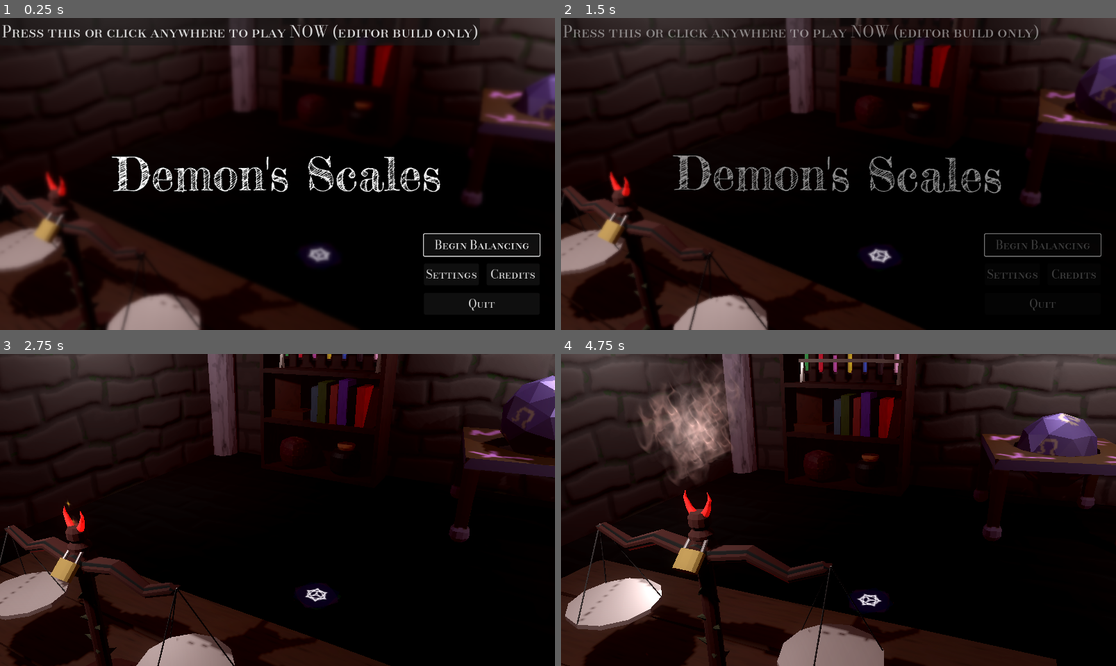
Above: before the commit, frames 1-4 (two rows, left to right).
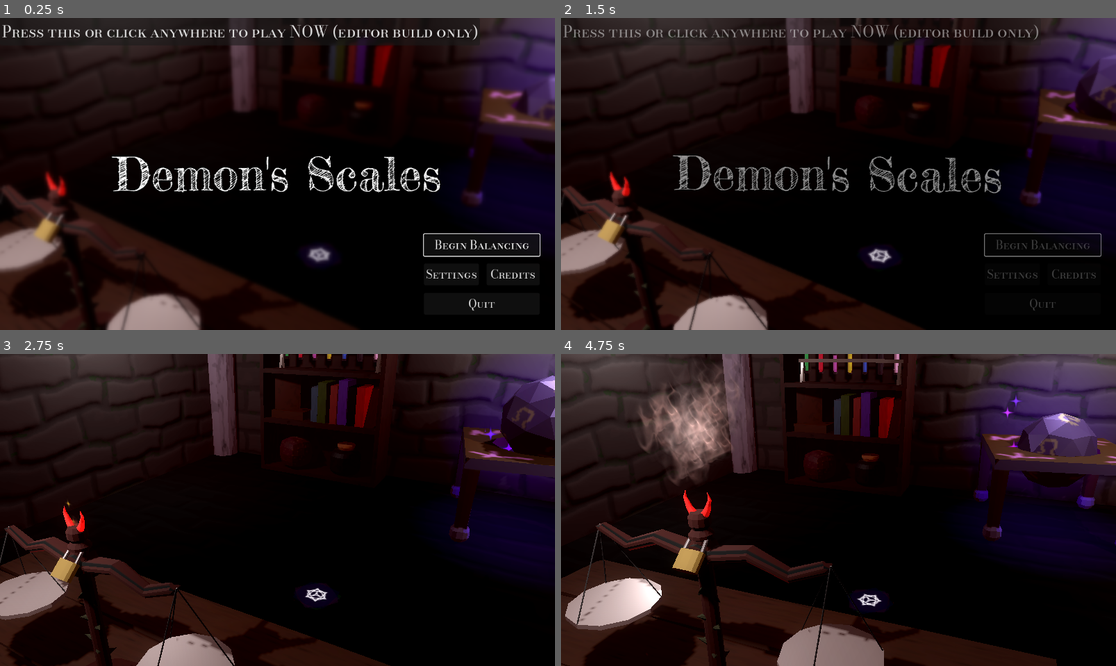
Above: after the commit, the same moments.

Repository: camd67/scale-game
Game: Godot game, scene res://scene/main/main.tscn
The game is run twice, just before and just after one commit, with the same random seed, the same clock (stepped at 60 frames per second) and the same inputs. Sound files missing from this copy of the repository are replaced by a short silence.
Inputs (mouse positions are in pixels of both pictures, inside the frame that each line leads up to):
- Up to frame 1 (0.25 s): no input
- Up to frame 2 (1.5 s): click "Begin Balancing" at 0.5 s; move the mouse to (960, 158) at 1.27 s; click (960, 158) at 1.42 s
- Up to frame 3 (2.75 s): drag from (166, 525) to (249, 572) at 2.02 s
- Up to frame 4 (4.75 s): move the mouse to (894, 441) at 2.77 s; click (894, 441) at 2.92 s; drag from (810, 572) to (672, 463) at 3.52 s; move the mouse to (1005, 556) at 4.27 s; click (1005, 556) at 4.42 s

The runs differ from the first frame. In frame 1, 5.0% of the frame differs, in the area x 84-100%, y 0-71%; in frame 2, 5.2%; in frame 3, 6.0%; in frame 4, 8.4%, in the area x 34-100%, y 2-68%.

Commit message:
Add enchanted table light and particles

Diff:
--- a/scene/main/main.tscn
+++ b/scene/main/main.tscn
@@ -24,6 +24,7 @@
 [ext_resource type="PackedScene" uid="uid://iqjc6mwiyy7w" path="res://scene/book_tooltip/book_tooltip.tscn" id="13_iad3c"]
 [ext_resource type="PackedScene" uid="uid://bdp06amc2j474" path="res://scene/sun/sun_living.tscn" id="13_t1507"]
 [ext_resource type="PackedScene" uid="uid://p2haigktvpu8" path="res://scene/sun/ordered_planets.tscn" id="19_oc12o"]
+[ext_resource type="Texture2D" uid="uid://dkjwc273ywh3l" path="res://asset/star_07.png" id="24_e7y5x"]
 
 [sub_resource type="Animation" id="Animation_n1tyw"]
 length = 0.001
@@ -279,6 +280,40 @@
 "intro": SubResource("Animation_qcr40")
 }
 
+[sub_resource type="Curve" id="Curve_y6rhp"]
+_data = [Vector2(0, 1), 0.0, 0.0, 0, 0, Vector2(0.743094, 0.609442), -1.12208, -1.12208, 0, 0, Vector2(1, 0), 0.0, 0.0, 0, 0]
+point_count = 3
+
+[sub_resource type="CurveTexture" id="CurveTexture_nbxbw"]
+curve = SubResource("Curve_y6rhp")
+
+[sub_resource type="Gradient" id="Gradient_t8ajs"]
+interpolation_mode = 2
+colors = PackedColorArray(0.58548, 0.3936, 0.82, 1, 0.84, 0.3024, 0.616, 1)
+
+[sub_resource type="GradientTexture1D" id="GradientTexture1D_ist16"]
+gradient = SubResource("Gradient_t8ajs")
+
+[sub_resource type="ParticleProcessMaterial" id="ParticleProcessMaterial_vlwbm"]
+emission_shape = 3
+emission_box_extents = Vector3(0.5, 0.01, 0.5)
+direction = Vector3(0, 1, 0)
+gravity = Vector3(0, 0.05, 0)
+scale_min = 0.3
+scale_max = 0.3
+color_initial_ramp = SubResource("GradientTexture1D_ist16")
+alpha_curve = SubResource("CurveTexture_nbxbw")
+
+[sub_resource type="StandardMaterial3D" id="StandardMaterial3D_l6ae6"]
+transparency = 1
+vertex_color_use_as_albedo = true
+albedo_texture = ExtResource("24_e7y5x")
+billboard_mode = 1
+billboard_keep_scale = true
+
+[sub_resource type="QuadMesh" id="QuadMesh_036m7"]
+material = SubResource("StandardMaterial3D_l6ae6")
+
 [sub_resource type="Curve" id="Curve_3qocl"]
 _data = [Vector2(0, 1), 0.0, 0.0, 0, 0, Vector2(1, 0.0219779), -2.4938, 0.0, 0, 0]
 point_count = 2
@@ -426,6 +461,20 @@
 light_energy = 1.369
 omni_range = 5.0
 
+[node name="EnchantedTableLight" type="OmniLight3D" parent="Lights"]
+transform = Transform3D(1, 0, 0, 0, 1, 0, 0, 0, 1, 1.23318, 0.814163, -1.95374)
+light_color = Color(0.21306, 0.0424, 0.53, 1)
+light_energy = 5.0
+omni_range = 1.5
+
+[node name="EnchantedTableParticles" type="GPUParticles3D" parent="Lights"]
+transform = Transform3D(1, 0, 0, 0, 1, 0, 0, 0, 1, 1.24715, 0.685233, -2.01317)
+amount = 16
+lifetime = 10.0
+randomness = 1.0
+process_material = SubResource("ParticleProcessMaterial_vlwbm")
+draw_pass_1 = SubResource("QuadMesh_036m7")
+
 [node name="TorchParticles" type="Node" parent="."]
 
 [node name="GPUParticles3D" type="GPUParticles3D" parent="TorchParticles"]
Not shown: 1 places in scene/main/main.tscn that only renumber resources
